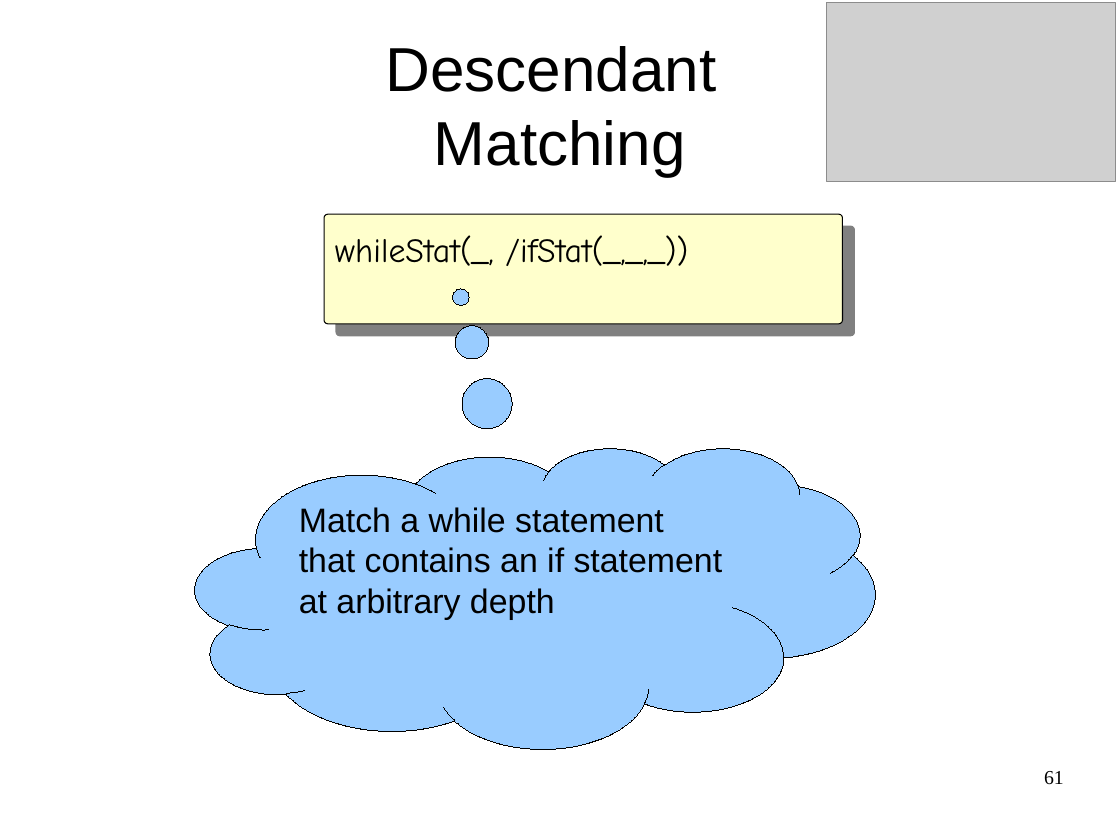
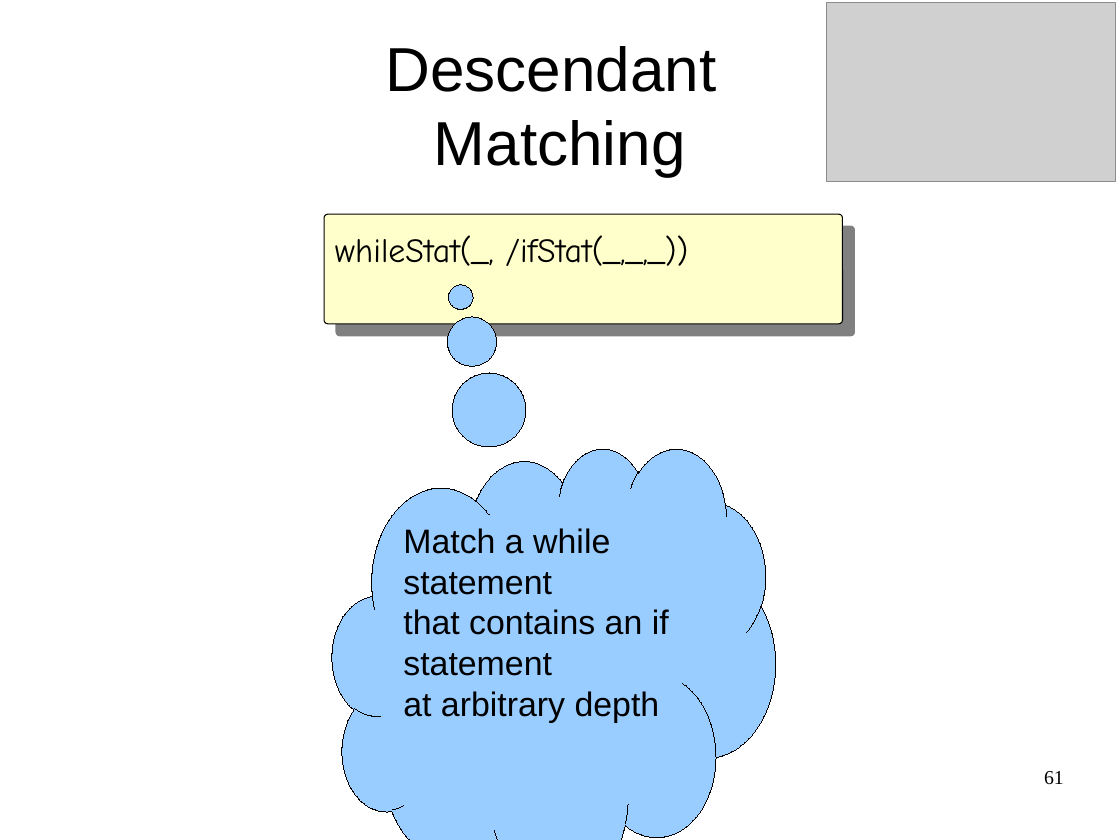
Before and after one commit to cwi-swat/meta-environment, a slide deck: slide 61 of meta-doc/analysis/rascal-slides/rascal-slides.odp. Drawn at 1120x840 pixels with LibreOffice and Linux fonts; fonts in the diff are those of the drawing; grey boxes stand for pictures; background and template pictures are left out. Boxes give left, top, right and bottom in pixels: in the first picture for what was removed or moved away, otherwise in the second. Text is boxed around its words. In the diff, an @@ line names an element or a change of style, - is before the commit and + after.

```diff
--- a/meta-doc/analysis/rascal-slides/rascal-slides.odp
+++ b/meta-doc/analysis/rascal-slides/rascal-slides.odp
@@ thought cloud "Match a while statement": place and size @@
-thought cloud "Match a while statement" at [195, 448, 875, 749]
+thought cloud "Match a while statement" at [332, 448, 775, 840]
@@ thought cloud "Match a while statement" at [332, 448, 775, 840]: proportions changed @@
```
Also in this commit, not shown: 12 other slides changed, 4 other files.
